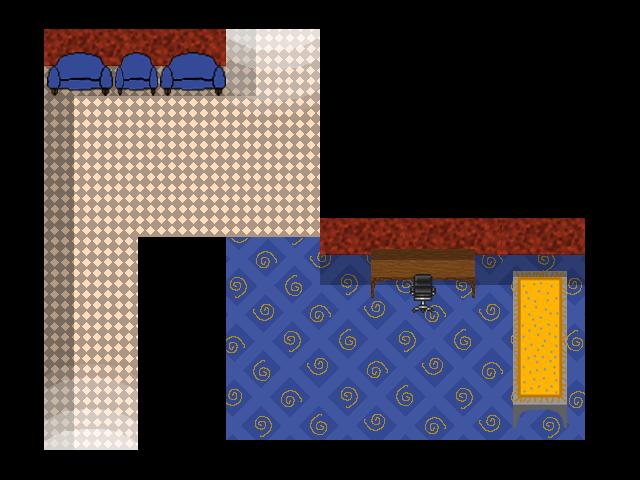
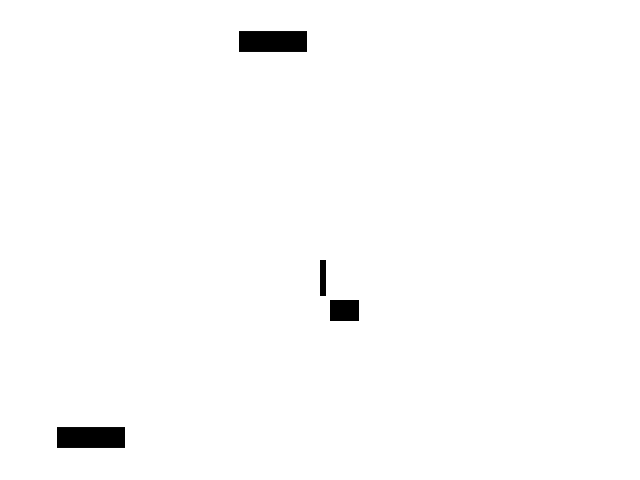
Two versions of the same layered image (640x480). Layer-by-layer changes:
showed "LOADZONE", painted on it over [57, 31, 359, 448]
hid "HCC Office Light" over [226, 29, 320, 115]
hid "Entrance Light" over [44, 364, 138, 450]
hid "Couches" over [47, 52, 226, 96]
hid "Detail Shadows" over [371, 249, 567, 277]
hid "Desk" over [371, 249, 475, 313]
hid "Table" over [513, 271, 567, 428]
hid "Main Shadow" over [44, 24, 585, 450]
hid "Walls" over [44, 29, 585, 255]
hid "Success Center Floor" over [44, 29, 320, 450]
hid "Al's Office" over [226, 237, 585, 440]
hid "Layer 1" over [0, 0, 640, 480]
